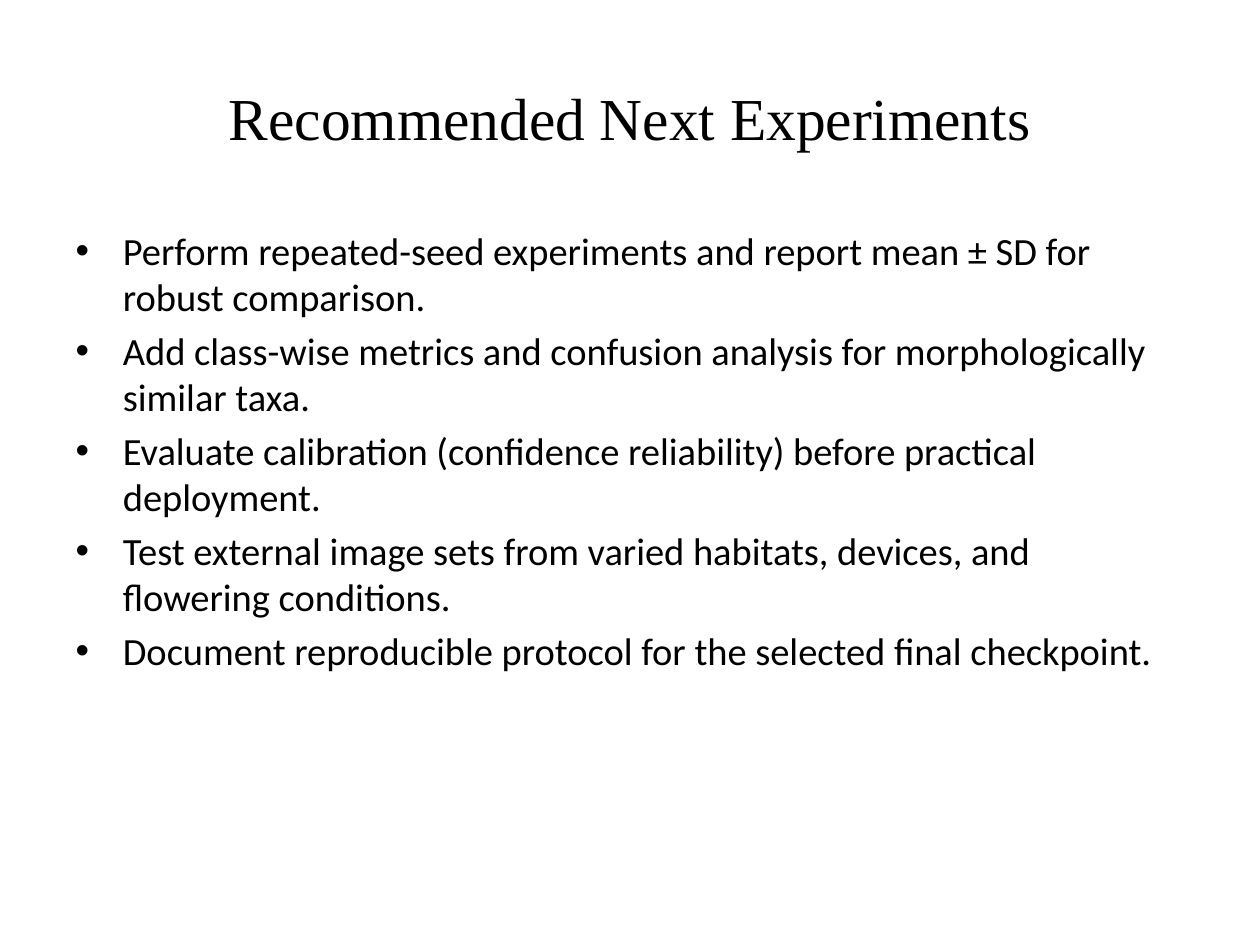
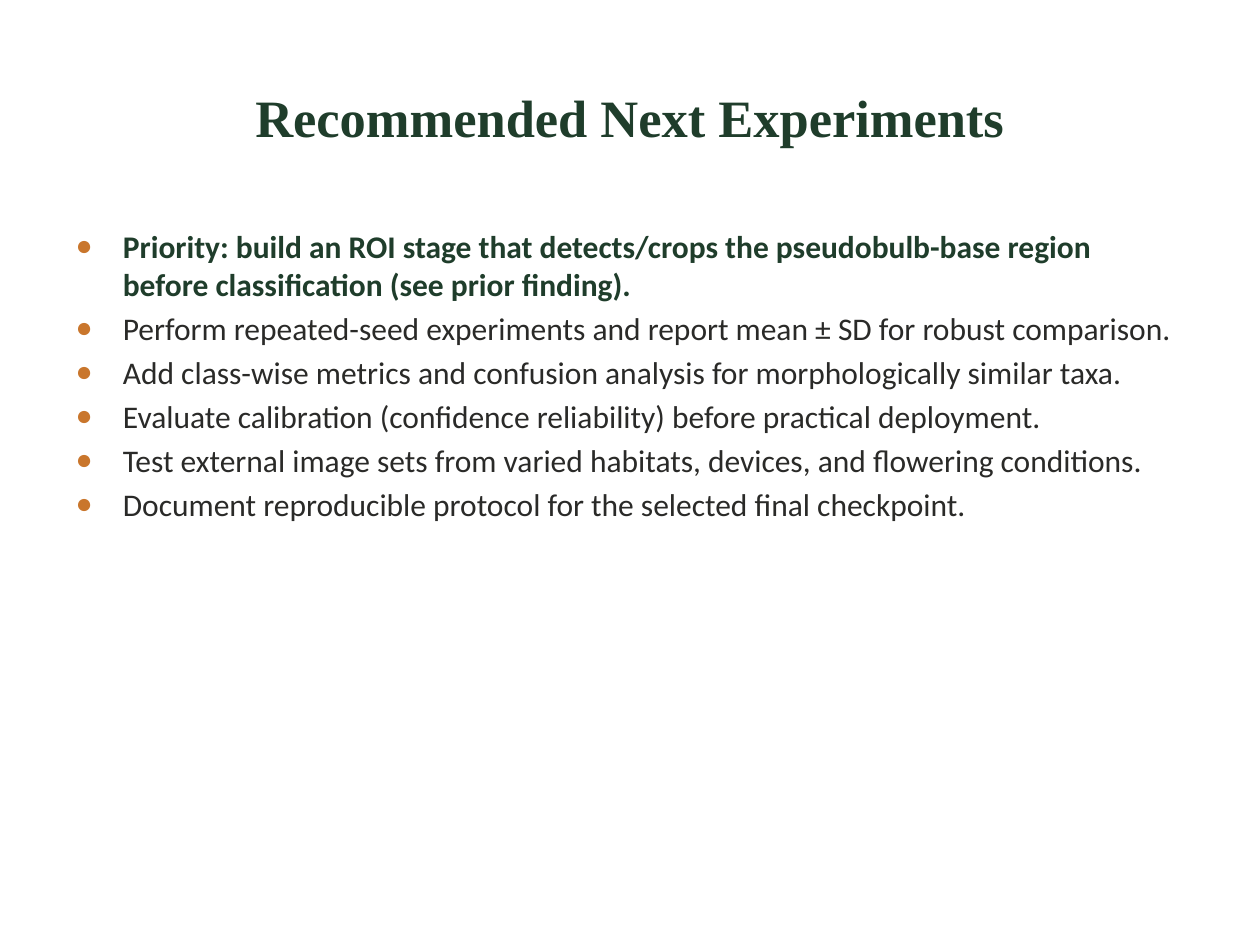
Before and after one commit to IritaSee/anggrek, a slide deck: slide 15 of docs/coelogyne_results_botany_academic.pptx (slide 13 before the commit). Drawn at 1260x945 pixels with LibreOffice and Linux fonts; fonts in the diff are those of the drawing. Boxes give left, top, right and bottom in pixels: in the first picture for what was removed or moved away, otherwise in the second. Text is boxed around its words. In the diff, an @@ line names an element or a change of style, - is before the commit and + after.

Commit message:
update result and design

```diff
--- a/docs/coelogyne_results_botany_academic.pptx
+++ b/docs/coelogyne_results_botany_academic.pptx
@@ title "Recommended Next Experiments" at (x1=255, y1=100, x2=1003, y2=148): size 34 to 30 pt, text colour #000000 to #1F3D2B, bold on @@
@@ text at (x1=123, y1=236, x2=1091, y2=302): paragraph added @@
+● Priority: build an ROI stage that detects/crops the pseudobulb-base region before classification (see prior finding).
@@ text at (x1=123, y1=318, x2=1170, y2=521): size 22 to 18 pt, text colour #000000 to #2A2A28 in "Perform repeated-seed experiments and report mean ± ...", "Add class-wise metrics and confusion analysis for ...", "Evaluate calibration (confidence reliability) before practic ...", "Test external image sets from varied habitats, ..." and 1 more places; bullet • to ● @@
```
Also in this commit, not shown: 13 other slides changed, 3 slides added, 1 slide removed.
